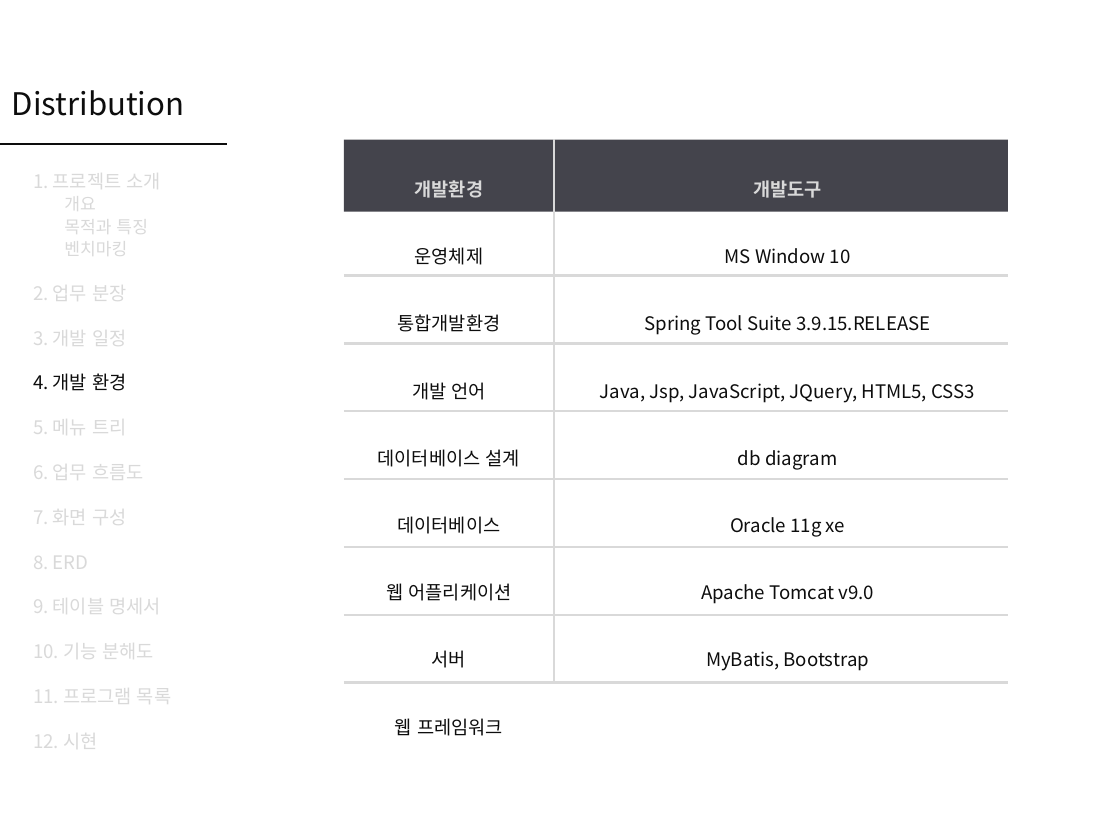
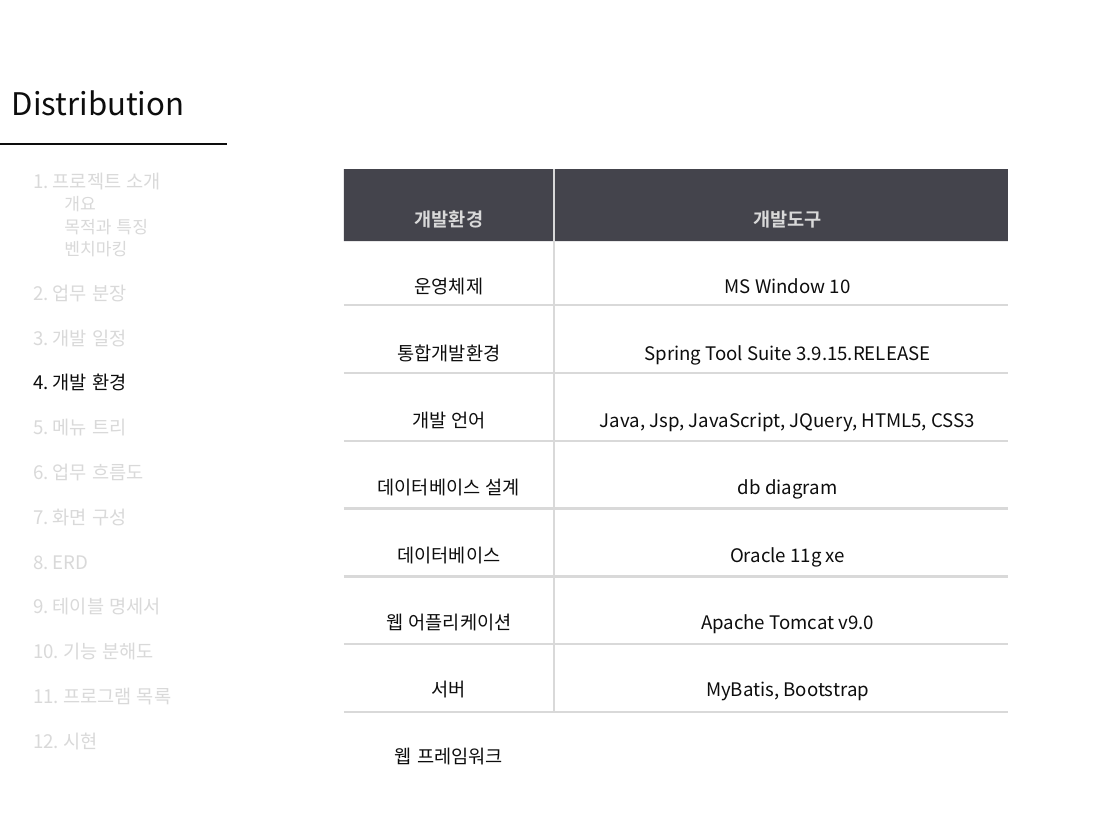
Before and after one commit to Peh9397/Distribution, a slide deck: slide 10 of Distribution.pptx. Drawn at 1120x840 pixels with LibreOffice and Linux fonts; fonts in the diff are those of the drawing. Boxes give left, top, right and bottom in pixels: in the first picture for what was removed or moved away, otherwise in the second. Text is boxed around its words. In the diff, an @@ line names an element or a change of style, - is before the commit and + after.

```diff
--- a/Distribution.pptx
+++ b/Distribution.pptx
@@ 8 lines, 2 texts, 1 rectangle: place and size @@
-8 lines, 2 texts, 1 rectangle at box(344, 140, 1008, 736)
+8 lines, 2 texts, 1 rectangle at box(344, 169, 1008, 765)
```
Also in this commit, not shown: 14 other slides changed, 2 slides removed.
